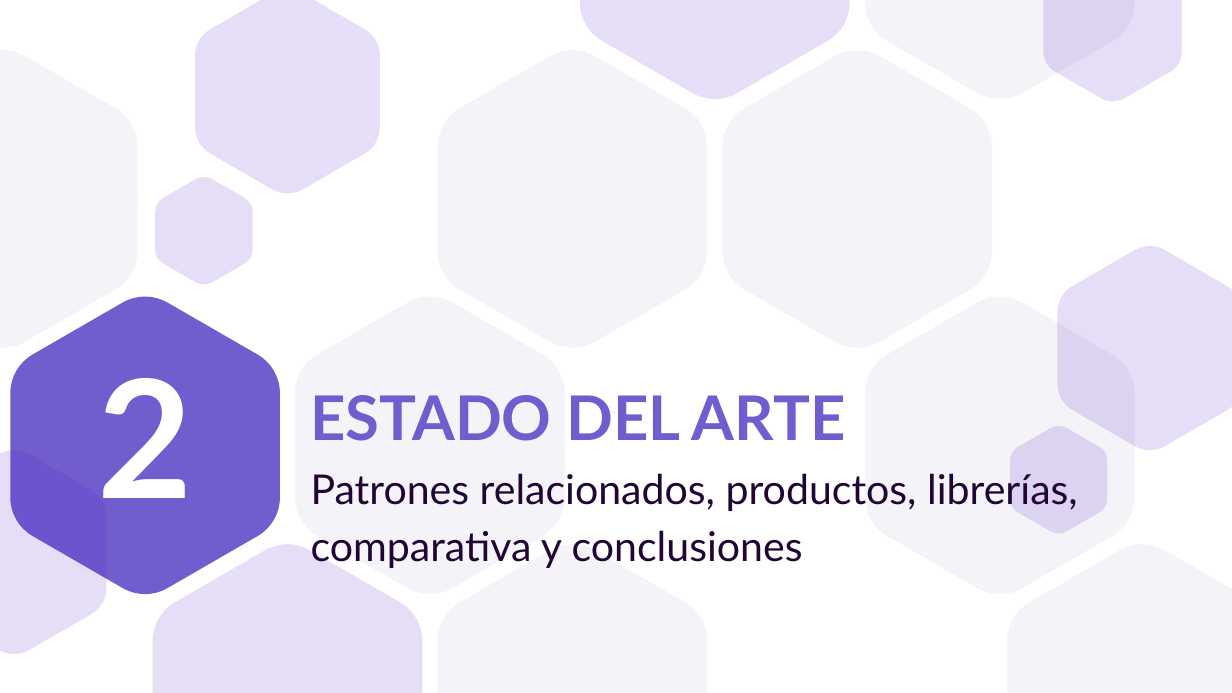
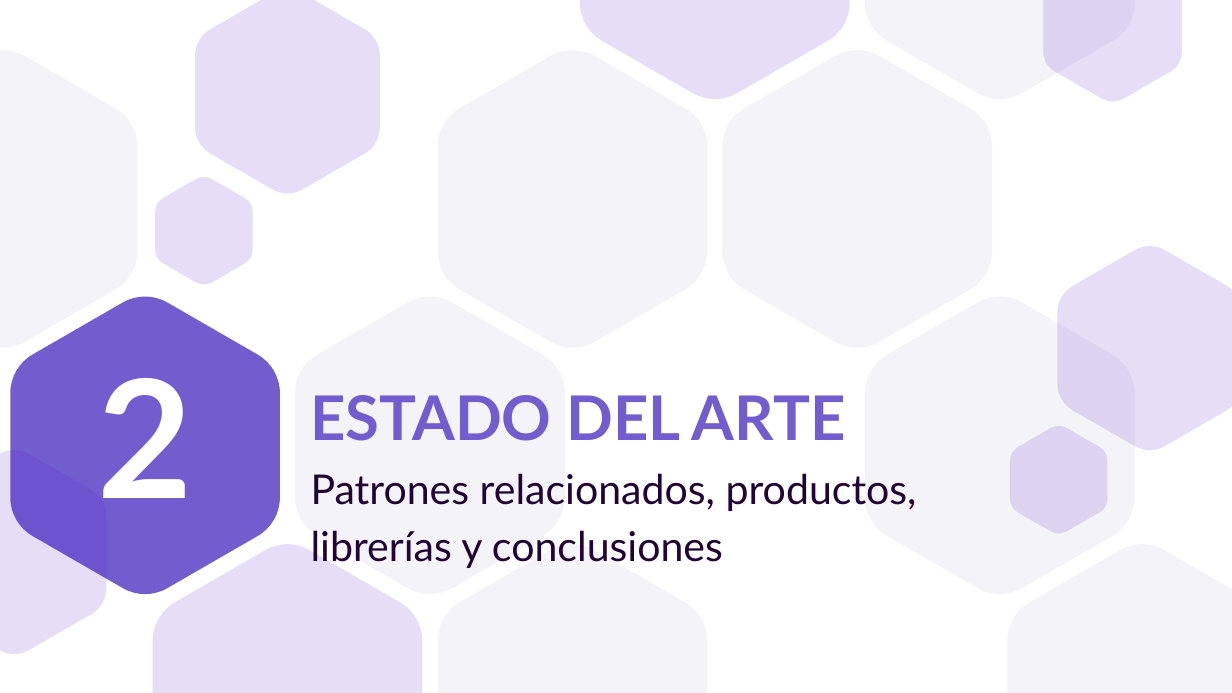
Before and after one commit to a1ex9788/TFG, a slide deck: slide 10 of TFG_AlejandroCarrion.pptx. Drawn at 1232x693 pixels with LibreOffice and Linux fonts; fonts in the diff are those of the drawing. Boxes give left, top, right and bottom in pixels: in the first picture for what was removed or moved away, otherwise in the second. Text is boxed around its words. In the diff, an @@ line names an element or a change of style, - is before the commit and + after.

```diff
--- a/TFG_AlejandroCarrion.pptx
+++ b/TFG_AlejandroCarrion.pptx
@@ subtitle at bbox=[311, 473, 917, 568]: text changed @@
-Patrones relacionados, productos, librerías, comparativa y conclusiones
+Patrones relacionados, productos, librerías y conclusiones
```
Also in this commit, not shown: 10 other slides changed, 7 slides removed.
